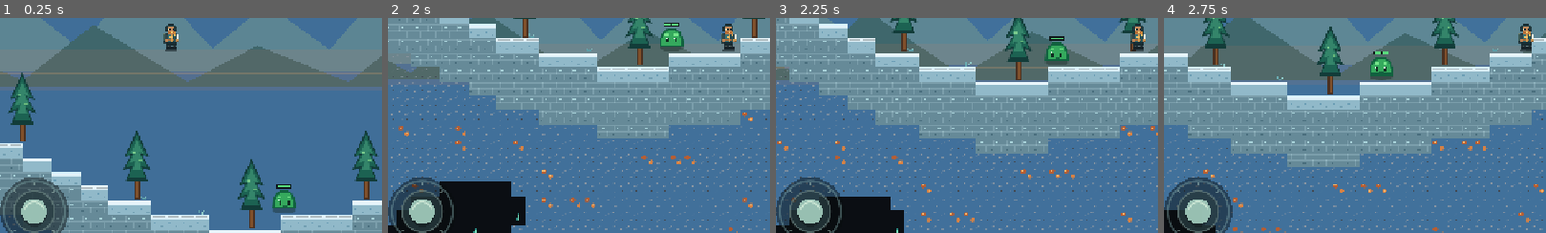
Above: before the commit, frames 1-4 (left to right).
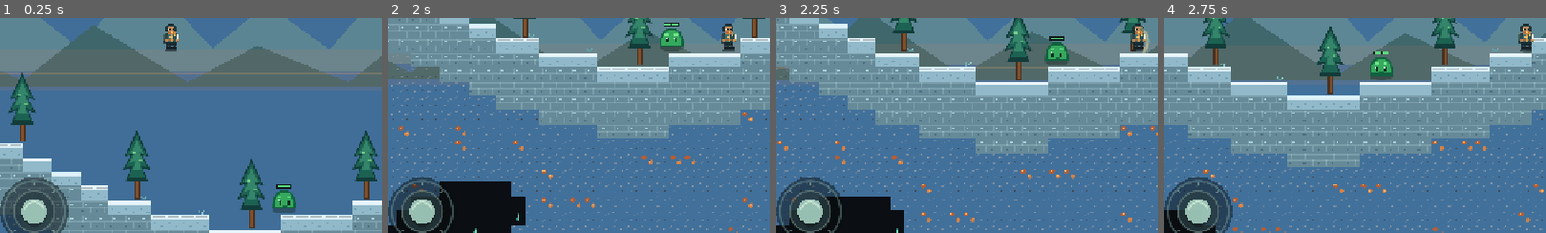
Above: after the commit, the same moments.

Repository: filesgloom-png/DEEPWILD-Shattered-Lands
Game: Godot game, scene res://scenes/main.tscn
The game is run twice, just before and just after one commit, with the same random seed, the same clock (stepped at 60 frames per second) and the same inputs.
Inputs (mouse positions are % of the whole screen's width and height, from its top left):
- Up to frame 1 (0.25 s): no input
- Up to frame 2 (2 s): tap Enter (ui_accept) at 0.5, 0.77 s; move the mouse to (72, 45) at 0.52 s; hold Right (ui_right) 0.53-1.25 s; hold E 0.53-1.25 s; click (72, 45) at 0.67 s; drag from (30, 55) to (45, 70) at 1.27 s
- Up to frame 3 (2.25 s): move the mouse to (60, 28) at 2.02 s; hold Right (ui_right) from 2.03 s (still down); tap X at 2.1 s
- Up to frame 4 (2.75 s): keep holding Right (ui_right)
The pictures show only the part of the screen within x 3-53%, y 42-92%; the shares and areas given below are measured in that part.

Frames 1-2 are identical in both runs. In frame 3, 0.1% of the frame differs, in the area x 95-98%, y 3-17%; in frame 4, nothing differs.

Commit message:
Show melee swing arc when attacks miss

Diff:
--- a/scripts/main.gd
+++ b/scripts/main.gd
@@ -456,6 +456,9 @@
 			message_timer = 2.0
 			_save_world()
 			return
+	impact_position = player + Vector2(float(facing) * 22.0, -24.0)
+	impact_kind = "swing_right" if facing > 0 else "swing_left"
+	impact_timer = 0.20
 	message = "Swing!"
 	message_timer = 0.7
 
@@ -1074,7 +1077,14 @@
 	# All impact variants fit inside this generous screen-space bound; skip fully invisible effects.
 	if p.x + 40.0 < 0.0 or p.x - 40.0 > viewport_size.x or p.y + 50.0 < 0.0 or p.y - 50.0 > viewport_size.y:
 		return
-	var strength := clampf(impact_timer / 0.26, 0.0, 1.0)
+	var effect_duration := 0.20 if impact_kind.begins_with("swing_") else 0.26
+	var strength := clampf(impact_timer / effect_duration, 0.0, 1.0)
+	if impact_kind.begins_with("swing_"):
+		var swing_direction := 0.0 if impact_kind == "swing_right" else PI
+		var swing_radius := 19.0 + (1.0 - strength) * 9.0
+		draw_arc(p + Vector2(0.0, 7.0), swing_radius, swing_direction - 0.95, swing_direction + 0.85, 16, Color(1.0, 0.88, 0.57, strength), 4.0, true)
+		draw_line(p + Vector2(cos(swing_direction - 0.85), sin(swing_direction - 0.85)) * 15.0, p + Vector2(cos(swing_direction - 0.85), sin(swing_direction - 0.85)) * 27.0, Color(1.0, 0.97, 0.78, strength), 2.0)
+		return
 	if impact_kind == "damage":
 		var pulse := 1.0 - strength
 		draw_colored_polygon(PackedVector2Array([
